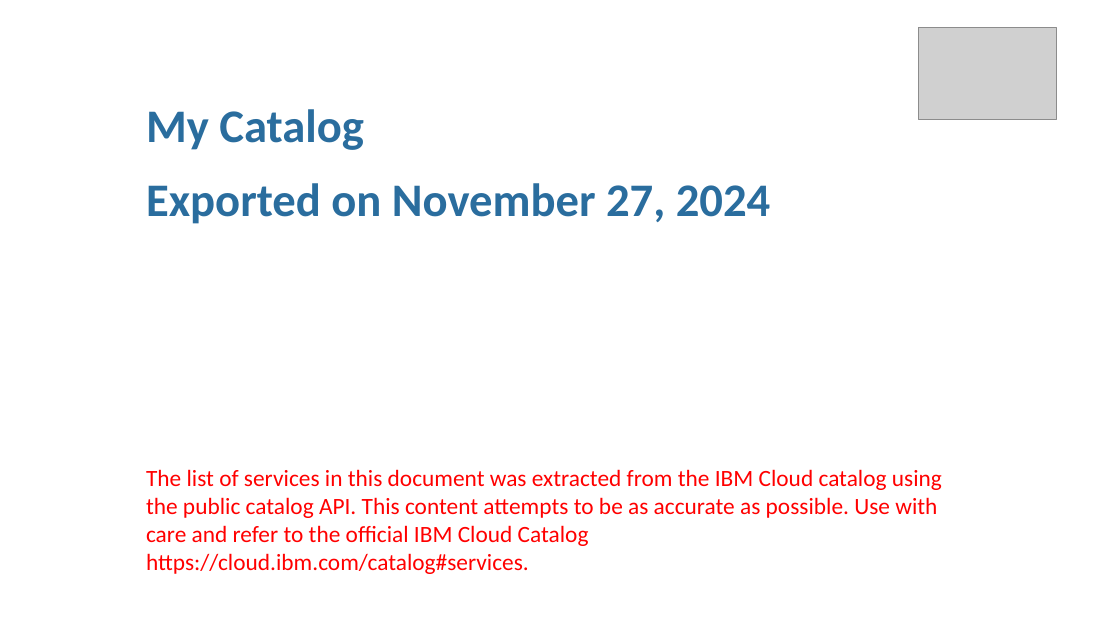
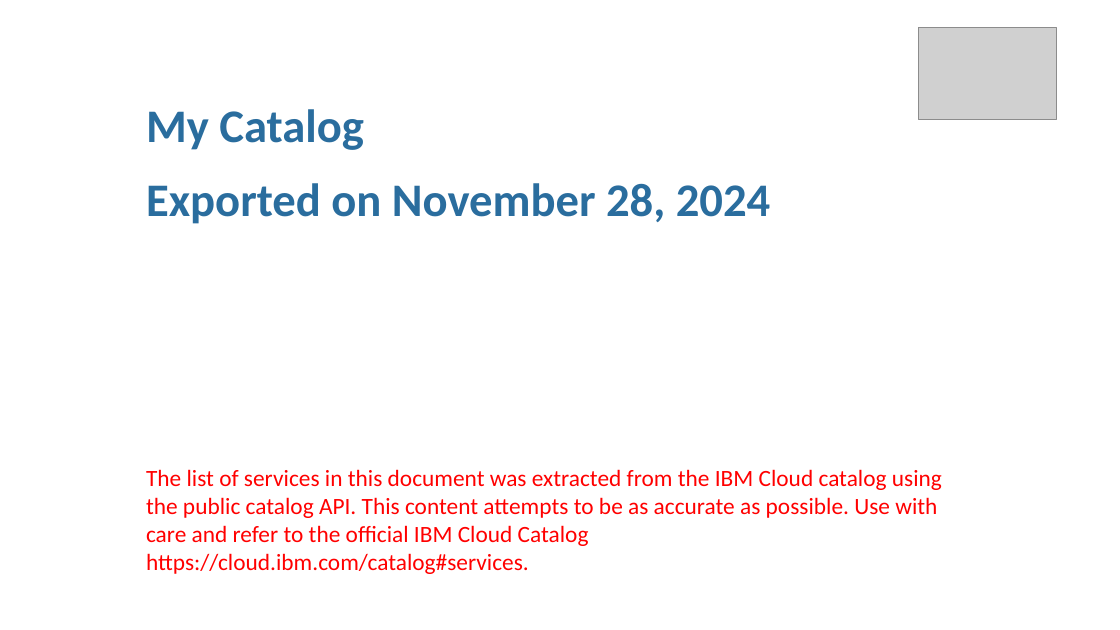
Before and after one commit to l2fprod/mycatalog, a slide deck: slide 1 of docs/generated/mycatalog.pptx. Drawn at 1120x630 pixels with LibreOffice and Linux fonts; fonts in the diff are those of the drawing; grey boxes stand for pictures. Boxes give left, top, right and bottom in pixels: in the first picture for what was removed or moved away, otherwise in the second. Text is boxed around its words. In the diff, an @@ line names an element or a change of style, - is before the commit and + after.

```diff
--- a/docs/generated/mycatalog.pptx
+++ b/docs/generated/mycatalog.pptx
@@ text at [146,183,770,224]: text changed @@
-Exported on November 27, 2024
+Exported on November 28, 2024
```
Also in this commit, not shown: 7 other files.
